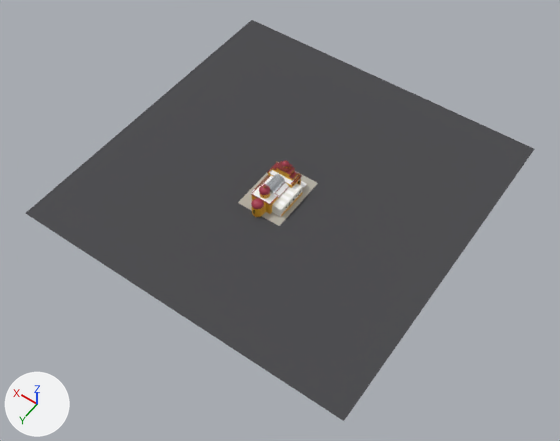
The glTF model public/models/phase2/parroquia-sagrado-jesus.glb, before and after one commit.
Camera for both pictures: a camera (50 mm lens) standing at (-175.0, 254.0, 354.0) and looking at (-10.0, 23.0, -9.0). The axes (+X, +Y, +Z) are drawn at lower left. The lights are the same throughout. The older version comes first. Where no turn or scale is listed for an object, it has been applied to the vertices.

The first picture shows 'Anden', 'Asfalto' and 15 more.
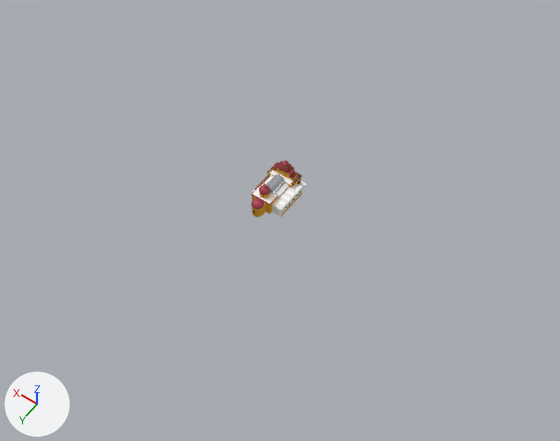
Pixel boxes (x1, y1, x2, y2) of what changed, in the pictures (560 x 441 px):
'Asfalto', deleted: before (26, 20, 534, 421)
'Anden', deleted: before (238, 162, 318, 226)

Patch to the scene script:
```diff
--- a/public/models/phase2/parroquia-sagrado-jesus.glb.py
+++ b/public/models/phase2/parroquia-sagrado-jesus.glb.py
@@ ob_anden @@
-ob_anden = bpy.data.objects.new('Anden', me_cube_001)
-ob_anden.location = (-1.0, 12.0, -0.1)
@@ ob_asfalto @@
-ob_asfalto = bpy.data.objects.new('Asfalto', me_cube)
-ob_asfalto.location = (0.0, 0.0, -0.4)
```
